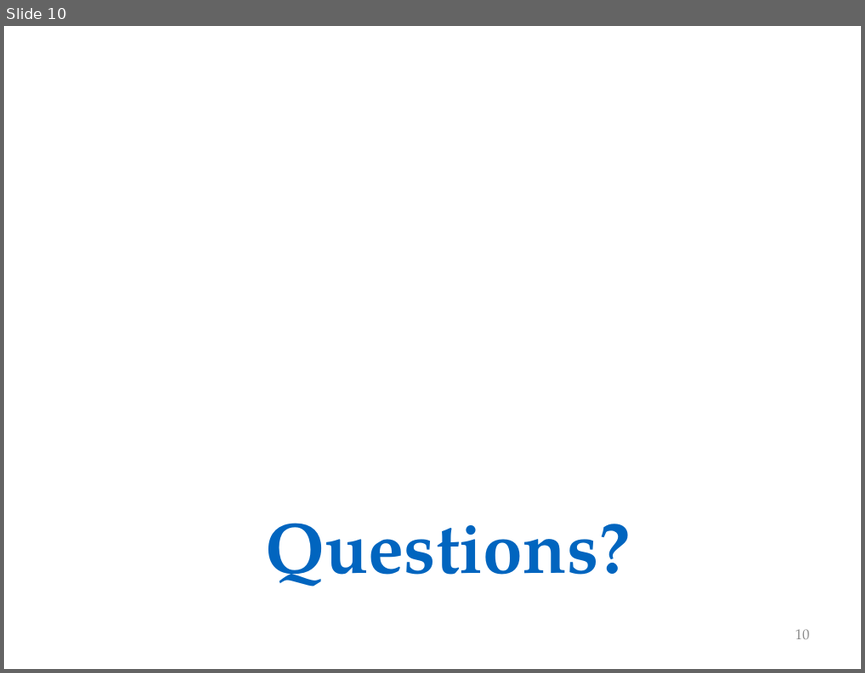
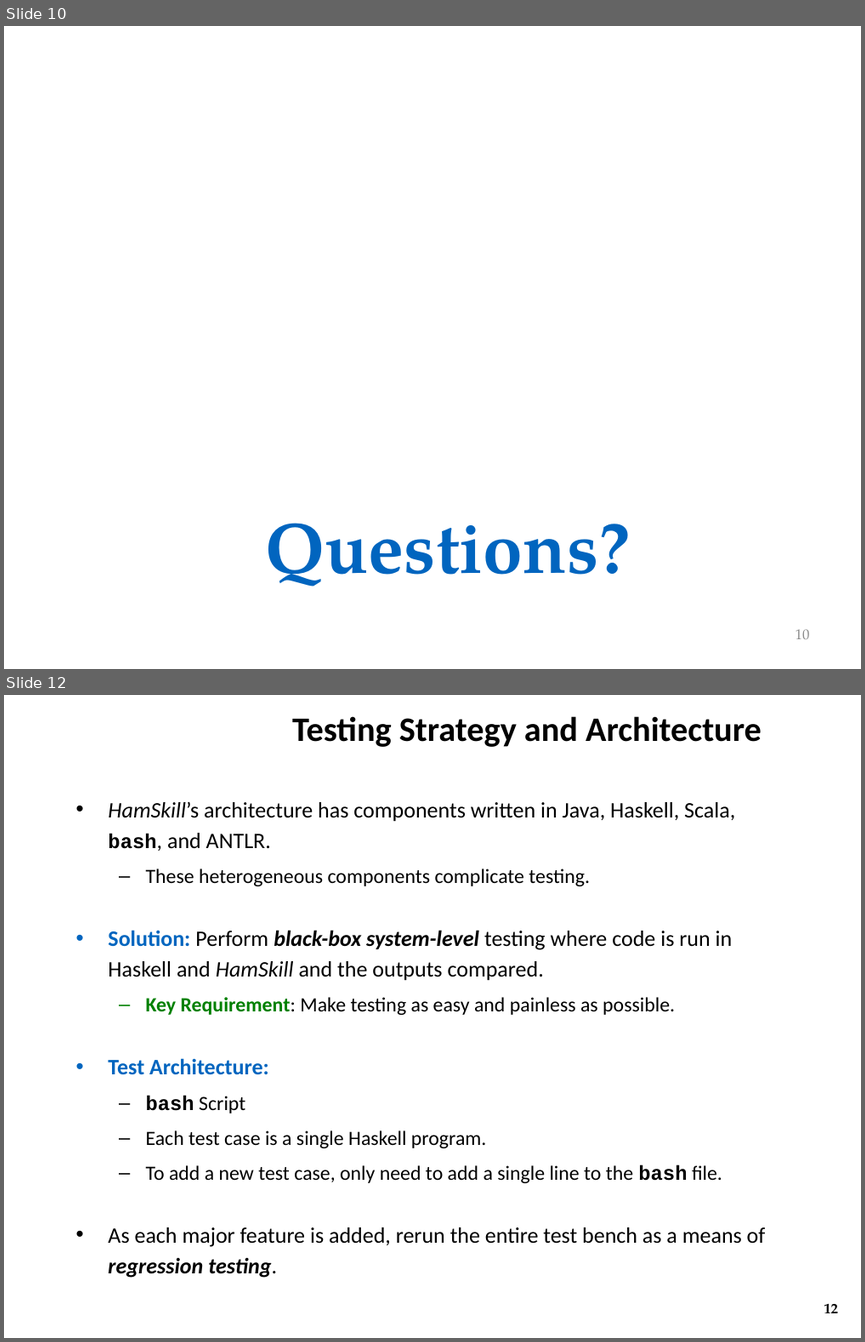
Before and after one commit to ZaydH/CS252, a slide deck: Project/Project_Presentation/Zayd_Hammoudeh_-_HamSkill_Run_Haskell_Anywhere.pptx. Shown one above the other, each under a label of ours: slide 10 before the commit, slides 10 and 12 after it; the slides between them are not shown. The pictures are 865x673 and 865x1342 pixels, drawn with LibreOffice and Linux fonts; fonts in the diff are those of the drawing; background and template pictures are left out. Boxes give left, top, right and bottom in pixels: in the first picture for what was removed or moved away, otherwise in the second. Text is boxed around its words. In the diff, an @@ line names an element or a change of style, - is before the commit and + after.

```diff
--- a/Project/Project_Presentation/Zayd_Hammoudeh_-_HamSkill_Run_Haskell_Anywhere.pptx
+++ b/Project/Project_Presentation/Zayd_Hammoudeh_-_HamSkill_Run_Haskell_Anywhere.pptx
@@ slide 12 added at <box>4,695,861,1338</box>, background #FFFFFF @@
@@ title added at <box>292,716,761,747</box>, 28.8 pt, text #000000, bold @@
+Testing Strategy and Architecture
@@ text added at <box>108,801,766,1277</box>, 18.6 pt, text #000000 @@
+• HamSkill’s architecture has components written in Java, Haskell, Scala, bash, and ANTLR.
+  – These heterogeneous components complicate testing.
+• Solution: Perform black-box system-level testing where code is run in Haskell and HamSkill and the outputs compared.
+  – Key Requirement: Make testing as easy and painless as possible.
+• Test Architecture:
+  – bash Script
+  – Each test case is a single Haskell program.
+  – To add a new test case, only need to add a single line to the bash file.
+• As each major feature is added, rerun the entire test bench as a means of regression testing.
@@ page number added at <box>823,1304,838,1313</box>, 12 pt, text #000000, bold @@
+12
```
Also in this commit, not shown: 1 slide changed, 1 other slide added, 1 other file.
